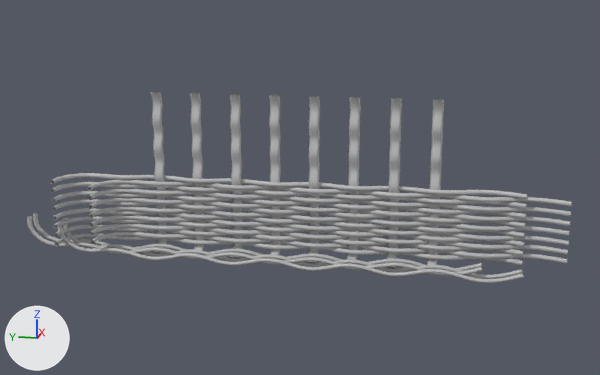
Before and after pictures for a commit that changed the FBX model reflect/Assets/Models/basket.fbx.
Camera for both pictures: a 50 mm camera at (-0.2792, -0.0451, 0.064) aimed at (-0.0882, -0.0069, 0.0163). Arrows for +X, +Y and +Z are at lower left; the lights stay in place. Where no turn or scale is listed for an object, it has been applied to the vertices.

Objects in the first picture: 'brush2Main', 'brush2Main26', 'brush2Main28', 'brush2Main30', 'brush2Main31', 'brush2Main32', 'brush2Main33', 'brush2Main34', 'brush2Main35', 'brush2Main36', 'brush2Main37', 'brush2Main38', 'brush2Main39', 'brush2Main40', 'brush2Main41', 'brush2Main42', 'brush2Main43', 'brush2Main44', 'brush2Main45', 'brush2Main48'.
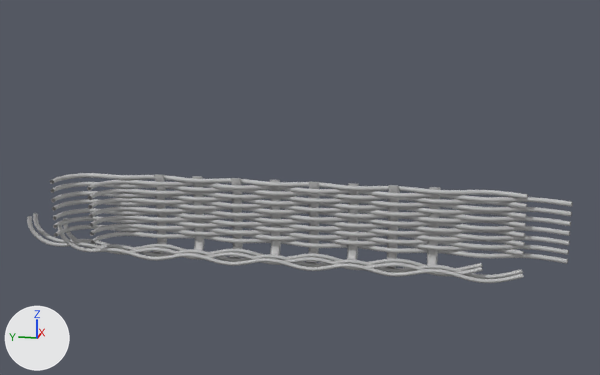
Location of each change, [x1, y1, x2, y2] in pixels of the pictures (600 x 375 px):
'brush2Main', deleted: before [54, 233, 524, 265]
'brush2Main44', reshaped (17% narrower, 51% shorter): before [385, 98, 402, 269]; after [385, 185, 399, 269]
'brush2Main45', reshaped (17% narrower, 53% shorter): before [427, 99, 444, 265]; after [427, 187, 441, 265]
'brush2Main42', reshaped (50% shorter): before [306, 96, 320, 264]; after [306, 181, 320, 264]
'brush2Main43', reshaped (13% narrower, 52% shorter): before [347, 97, 361, 260]; after [347, 183, 359, 260]
'brush2Main38', reshaped (51% shorter): before [229, 94, 243, 258]; after [229, 178, 243, 258]
'brush2Main39', reshaped: before [269, 95, 281, 259]; after [270, 180, 281, 259]
'brush2Main41', reshaped (12% narrower, 51% shorter): before [151, 92, 167, 253]; after [153, 174, 167, 253]
'brush2Main40', reshaped: before [190, 93, 204, 254]; after [192, 176, 204, 254]
part 1 of me_mesh_001, deleted: before [190, 93, 203, 177]
part 2 of me_mesh_004, deleted: before [309, 96, 320, 182]
part 3 of me_mesh_007, deleted: before [389, 98, 402, 186]
part 4 of me_mesh_024, deleted: before [229, 94, 242, 178]
part 5 of me_mesh_006, deleted: before [430, 99, 444, 188]
part 6 of me_mesh_003, deleted: before [348, 97, 361, 184]
part 7 of me_mesh_002, deleted: before [269, 95, 281, 180]
part 8 of me_mesh, deleted: before [151, 92, 165, 175]

Diff of the bpy script that builds the scene:
```diff
--- a/reflect/Assets/Models/basket.fbx.py
+++ b/reflect/Assets/Models/basket.fbx.py
@@ me_mesh_001 @@
-me_mesh_001.from_pydata(...)  # 432 vertices, 426 faces; spans x -0.0072..-0.0026, y -0.0013..0.0013, z -0.0195..0.0212
+me_mesh_001.from_pydata(...)  # 222 vertices, 216 faces; spans x -0.0072..-0.0026, y -0.0013..0.0013, z -0.0195..0.0003
+# me_mesh_001 part 1
+# 210 vertices are removed from x -0.0041..-0.0026, y -0.0013..0.0013, z 0.0008..0.0212
+# 210 faces are deleted
 me_mesh_001.materials.append(mat_lambert1)
@@ me_mesh_004 @@
-me_mesh_004.from_pydata(...)  # 432 vertices, 426 faces; spans x -0.0072..-0.0026, y -0.0013..0.0013, z -0.0195..0.0212
+me_mesh_004.from_pydata(...)  # 222 vertices, 216 faces; spans x -0.0072..-0.0026, y -0.0013..0.0013, z -0.0195..0.0003
+# me_mesh_004 part 2
+# 210 vertices are removed from x -0.0041..-0.0026, y -0.0013..0.0013, z 0.0008..0.0212
+# 210 faces are deleted
 me_mesh_004.materials.append(mat_lambert1)
@@ me_mesh_006 @@
-me_mesh_006.from_pydata(...)  # 432 vertices, 426 faces; spans x -0.0072..-0.0026, y -0.0013..0.0013, z -0.0195..0.0212
+me_mesh_006.from_pydata(...)  # 222 vertices, 216 faces; spans x -0.0072..-0.0026, y -0.0013..0.0013, z -0.0195..0.0003
+# me_mesh_006 part 5
+# 210 vertices are removed from x -0.0041..-0.0026, y -0.0013..0.0013, z 0.0008..0.0212
+# 210 faces are deleted
 me_mesh_006.materials.append(mat_lambert1)
@@ me_mesh_024 @@
-me_mesh_024.from_pydata(...)  # 432 vertices, 426 faces; spans x -0.0072..-0.0026, y -0.0013..0.0013, z -0.0195..0.0212
+me_mesh_024.from_pydata(...)  # 222 vertices, 216 faces; spans x -0.0072..-0.0026, y -0.0013..0.0013, z -0.0195..0.0003
+# me_mesh_024 part 4
+# 210 vertices are removed from x -0.0041..-0.0026, y -0.0013..0.0013, z 0.0008..0.0212
+# 210 faces are deleted
 me_mesh_024.materials.append(mat_lambert1)
@@ me_mesh_007 @@
-me_mesh_007.from_pydata(...)  # 432 vertices, 426 faces; spans x -0.0072..-0.0026, y -0.0013..0.0013, z -0.0195..0.0212
+me_mesh_007.from_pydata(...)  # 222 vertices, 216 faces; spans x -0.0072..-0.0026, y -0.0013..0.0013, z -0.0195..0.0003
+# me_mesh_007 part 3
+# 210 vertices are removed from x -0.0041..-0.0026, y -0.0013..0.0013, z 0.0008..0.0212
+# 210 faces are deleted
 me_mesh_007.materials.append(mat_lambert1)
@@ me_mesh_003 @@
-me_mesh_003.from_pydata(...)  # 432 vertices, 426 faces; spans x -0.0072..-0.0026, y -0.0013..0.0013, z -0.0195..0.0212
+me_mesh_003.from_pydata(...)  # 222 vertices, 216 faces; spans x -0.0072..-0.0026, y -0.0013..0.0013, z -0.0195..0.0003
+# me_mesh_003 part 6
+# 210 vertices are removed from x -0.0041..-0.0026, y -0.0013..0.0013, z 0.0008..0.0212
+# 210 faces are deleted
 me_mesh_003.materials.append(mat_lambert1)
@@ me_mesh_002 @@
-me_mesh_002.from_pydata(...)  # 432 vertices, 426 faces; spans x -0.0072..-0.0026, y -0.0013..0.0013, z -0.0195..0.0212
+me_mesh_002.from_pydata(...)  # 222 vertices, 216 faces; spans x -0.0072..-0.0026, y -0.0013..0.0013, z -0.0195..0.0003
+# me_mesh_002 part 7
+# 210 vertices are removed from x -0.0041..-0.0026, y -0.0013..0.0013, z 0.0008..0.0212
+# 210 faces are deleted
 me_mesh_002.materials.append(mat_lambert1)
@@ me_mesh @@
-me_mesh.from_pydata(...)  # 432 vertices, 426 faces; spans x -0.0072..-0.0026, y -0.0013..0.0013, z -0.0195..0.0212
+me_mesh.from_pydata(...)  # 222 vertices, 216 faces; spans x -0.0072..-0.0026, y -0.0013..0.0013, z -0.0195..0.0003
+# me_mesh part 8
+# 210 vertices are removed from x -0.0041..-0.0026, y -0.0013..0.0013, z 0.0008..0.0212
+# 210 faces are deleted
 me_mesh.materials.append(mat_lambert1)
@@ ob_brush2main @@
-ob_brush2main = bpy.data.objects.new('brush2Main', me_mesh_026)
```
